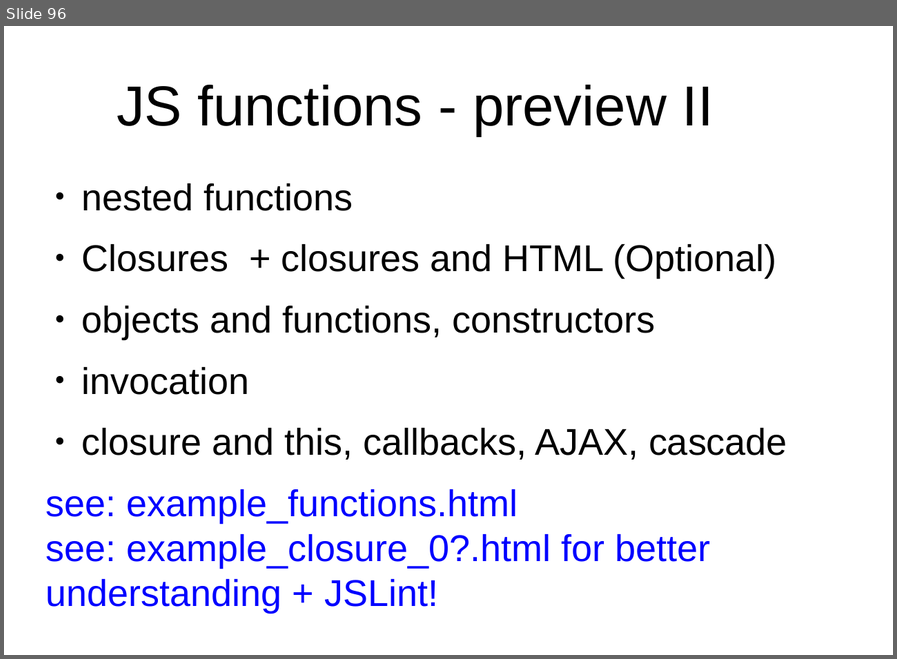
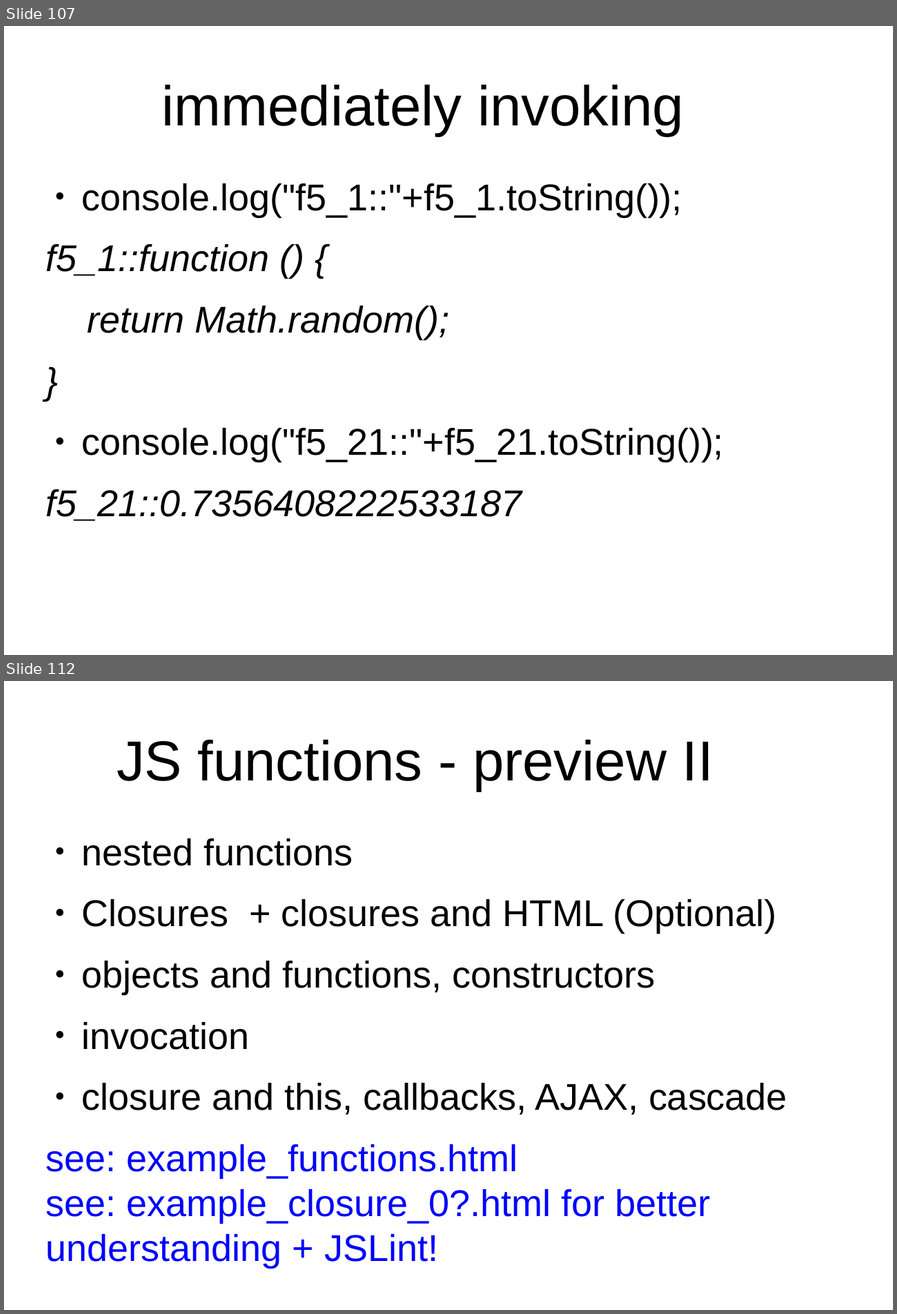
Before and after one commit to peterborkuti/other, a slide deck: JavaScriptBasics/jsbasics-slide.odp. Shown one above the other, each under a label of ours: slide 96 before the commit, slides 107 and 112 after it; the slides between them are not shown. The pictures are 897x659 and 897x1314 pixels, drawn with LibreOffice and Linux fonts; fonts in the diff are those of the drawing; background and template pictures are left out. Boxes give left, top, right and bottom in pixels: in the first picture for what was removed or moved away, otherwise in the second. Text is boxed around its words. In the diff, an @@ line names an element or a change of style, - is before the commit and + after.

Commit message:
function impress 02

```diff
--- a/JavaScriptBasics/jsbasics-slide.odp
+++ b/JavaScriptBasics/jsbasics-slide.odp
@@ slide 107 added at box(4, 26, 893, 655), background #FFFFFF @@
@@ title added at box(162, 85, 684, 136), 53.3 pt, text #000000 @@
+immediately invoking
@@ text added at box(46, 183, 724, 521), 35.3 pt, text #000000 @@
+● console.log("f5_1::"+f5_1.toString());
+f5_1::function () {
+return Math.random();
+}
+● console.log("f5_21::"+f5_21.toString());
+f5_21::0.7356408222533187
@@ what was slide 96 is now slide 112 @@
```
Also in this commit, not shown: 2 slides changed, 15 other slides added, 1 other file.
